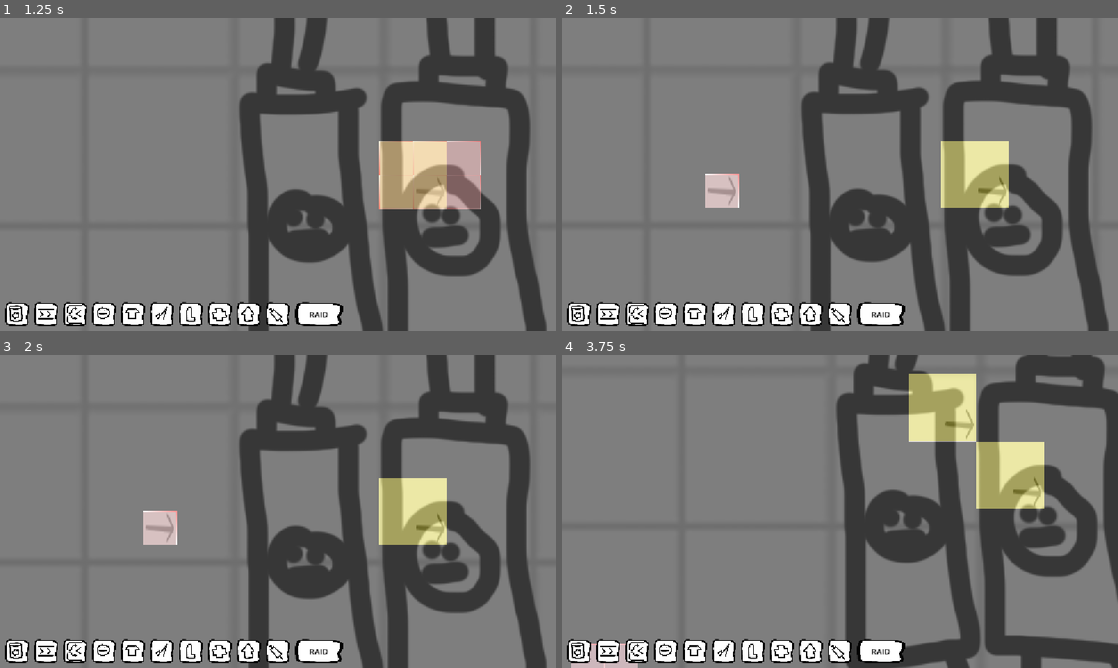
Above: before the commit, frames 1-4 (two rows, left to right).
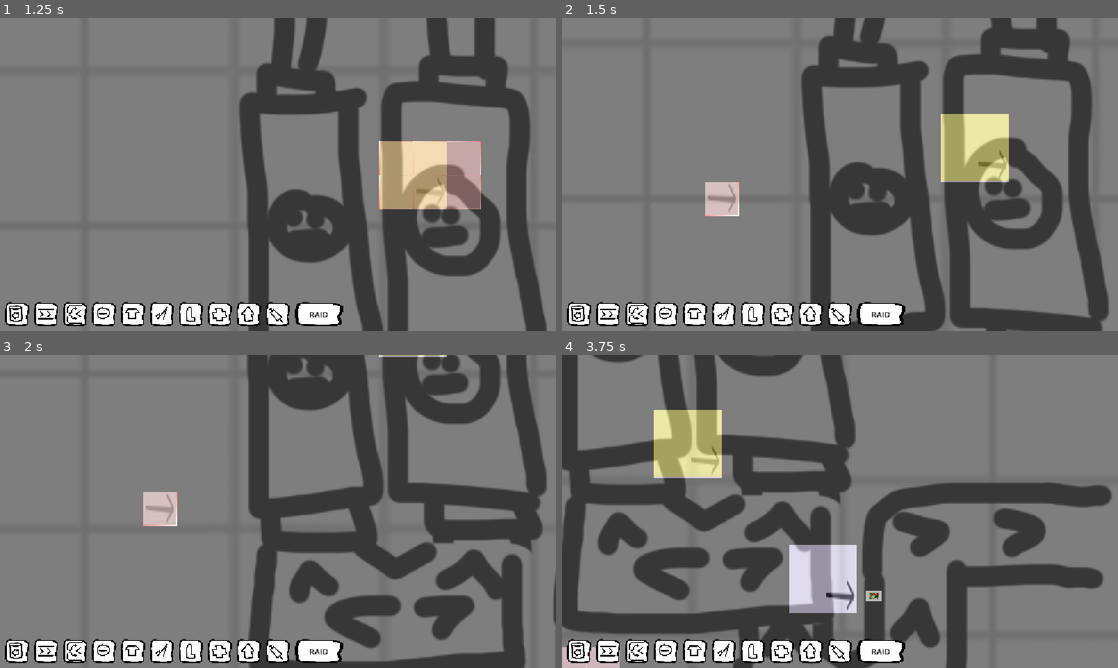
Above: after the commit, the same moments.

Repository: Schlutzkrapfen/Camara-Game
Game: Godot game, scene res://Levels/main_scene_RobertTesting.tscn
Same seed, same stepped clock (60 frames per second), same inputs: the game is played once before the commit and once after it. This scene is started directly instead of the project's main scene. The engine's default icon, where the game draws it, is replaced by a stand-in: a white triangle on a blue panel in a dark square.
Inputs (mouse positions are in pixels of both pictures, inside the frame that each line leads up to):
- Up to frame 1 (1.25 s): tap Enter at 0.5 s; move the mouse to (400, 158) at 0.52 s; hold D from 0.53 s (still down); tap 0 (Aliver) at 0.6 s; click (400, 158) at 0.67 s; tap Space at 0.77 s
- Up to frame 2 (1.5 s): move the mouse to (728, 190) at 1.27 s; release D at 1.28 s; hold S from 1.28 s (still down); tap 2 (Belt) at 1.35 s; click (728, 190) at 1.42 s
- Up to frame 3 (2 s): keep holding S; tap Space at 1.52 s
- Up to frame 4 (3.75 s): move the mouse to (895, 442) at 2.02 s; release S at 2.03 s; hold D 2.03-2.78 s; tap 8 (Combiner) at 2.1 s; click (895, 442) at 2.17 s; move the mouse to (812, 574) at 2.77 s; hold 9 (Upgrader) 2.78-3.5 s; tap ' (Goo_maker) at 2.85 s; click (812, 574) at 2.92 s; tap Space at 3.02 s; click (578, 652) at 3.5 s

Frame 1 is identical in both runs. In frame 2, 19% of the frame differs, in the area x 25-99%, y 0-100%; in frame 3, 29%; in frame 4, 52%, in the area x 0-100%, y 0-100%.

Commit message:
feat: WASD camera movement

Diff:
--- a/Levels/main_scene_RobertTesting.tscn
+++ b/Levels/main_scene_RobertTesting.tscn
@@ -78,6 +78,7 @@
 [node name="Camera2D" type="Camera2D" parent="." unique_id=1101754663]
 script = ExtResource("1_q6pkb")
 locked = true
+edge_scrolling_enabled = false
 min_zoom = 0.0
 max_zoom = 0.7
 zoom_step = 1.15
--- a/script/CameraController.gd
+++ b/script/CameraController.gd
@@ -9,6 +9,9 @@
 @export var lock_smoothing: float = 6.0 # higher = snappier glide
 
 @export_group("Edge Scrolling")
+## Master switch for edge scrolling (both axes). When off, moving the mouse to
+## the screen edge never scrolls the camera. WASD movement and zoom still work.
+@export var edge_scrolling_enabled: bool = true
 @export var max_speed: float = 700.0 # screen pixels/sec at the very screen edge
 @export_range(0.02, 0.5) var edge_size: float = 0.15 # fraction of screen height that scrolls
 @export var speed_smoothing: float = 10.0 # higher = faster speed changes
@@ -17,6 +20,13 @@
 @export var scroll_x_enabled: bool = true
 @export var max_speed_x: float = 700.0 # screen pixels/sec at the very left/right screen edge
 @export_range(0.02, 0.5) var edge_size_x: float = 0.08 # fraction of screen width that scrolls
+
+@export_group("Keyboard Movement")
+## Move the camera with W/A/S/D (physical keys, so it also works on AZERTY etc.).
+## Independent of edge scrolling. Ignored while a UI control has keyboard focus.
+@export var keyboard_enabled: bool = true
+@export var keyboard_speed: float = 700.0 # screen pixels/sec
+@export var keyboard_smoothing: float = 10.0 # higher = faster speed changes
 
 @export_group("Zoom")
 @export var min_zoom: float = 0.5 # zoomed out (sees more)
@@ -57,6 +67,7 @@
 
 var _velocity: float = 0.0
 var _velocity_x: float = 0.0
+var _key_velocity: Vector2 = Vector2.ZERO
 var _target_zoom: float = 1.0
 var _was_locked: bool = false
 var _gliding: bool = false
@@ -104,6 +115,7 @@
 		_glide(delta)
 	else:
 		_edge_scroll(delta, limits)
+		_keyboard_move(delta)
 
 	# Final safety net: whatever moved or zoomed the camera this frame,
 	# the visible area never leaves the limits.
@@ -142,6 +154,7 @@
 	_was_locked = locked
 	_velocity = 0.0
 	_velocity_x = 0.0
+	_key_velocity = Vector2.ZERO
 	_gliding = true
 	if locked:
 		_glide_target = limits.get_center() # centre of the locked limits
@@ -167,16 +180,36 @@
 	var blend := 1.0 - exp(-speed_smoothing * delta)
 
 	# Divide by zoom so the scroll speed looks the same on screen at any zoom.
-	var strength_y := _edge_strength(mouse.y, view_size.y, edge_size)
+	# With the master toggle off the strength is 0, so any leftover speed
+	# eases out smoothly instead of stopping dead.
+	var strength_y := _edge_strength(mouse.y, view_size.y, edge_size) if edge_scrolling_enabled else 0.0
 	_velocity = lerpf(_velocity, strength_y * max_speed / zoom.y, blend)
 	global_position.y += _velocity * delta
 
 	if scroll_x_enabled:
-		var strength_x := _edge_strength(mouse.x, view_size.x, edge_size_x)
+		var strength_x := _edge_strength(mouse.x, view_size.x, edge_size_x) if edge_scrolling_enabled else 0.0
 		_velocity_x = lerpf(_velocity_x, strength_x * max_speed_x / zoom.x, blend)
 		global_position.x += _velocity_x * delta
 	else:
 		_velocity_x = 0.0
+
+
+## WASD movement. Speed is divided by zoom so it feels the same on screen at
+## any zoom level, and diagonals are normalised so they aren't faster.
+func _keyboard_move(delta: float) -> void:
+	var dir := Vector2.ZERO
+	# Don't steal keys while the player is typing in a LineEdit etc.
+	if keyboard_enabled and get_viewport().gui_get_focus_owner() == null:
+		dir = Vector2(
+			int(Input.is_physical_key_pressed(KEY_D)) - int(Input.is_physical_key_pressed(KEY_A)),
+			int(Input.is_physical_key_pressed(KEY_S)) - int(Input.is_physical_key_pressed(KEY_W)))
+		dir = dir.normalized()
+
+	var blend := 1.0 - exp(-keyboard_smoothing * delta)
+	_key_velocity = _key_velocity.lerp(dir * keyboard_speed / zoom.x, blend)
+	if _key_velocity.length_squared() < 0.01:
+		_key_velocity = Vector2.ZERO
+	global_position += _key_velocity * delta
 
 
 ## Smoothly moves zoom toward the (bounds-aware) target zoom.
